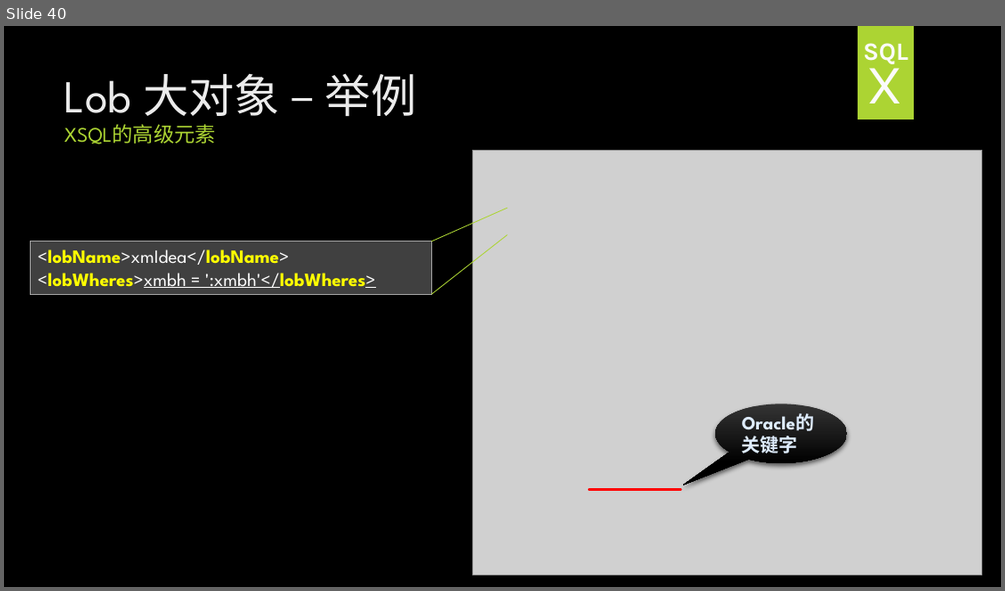
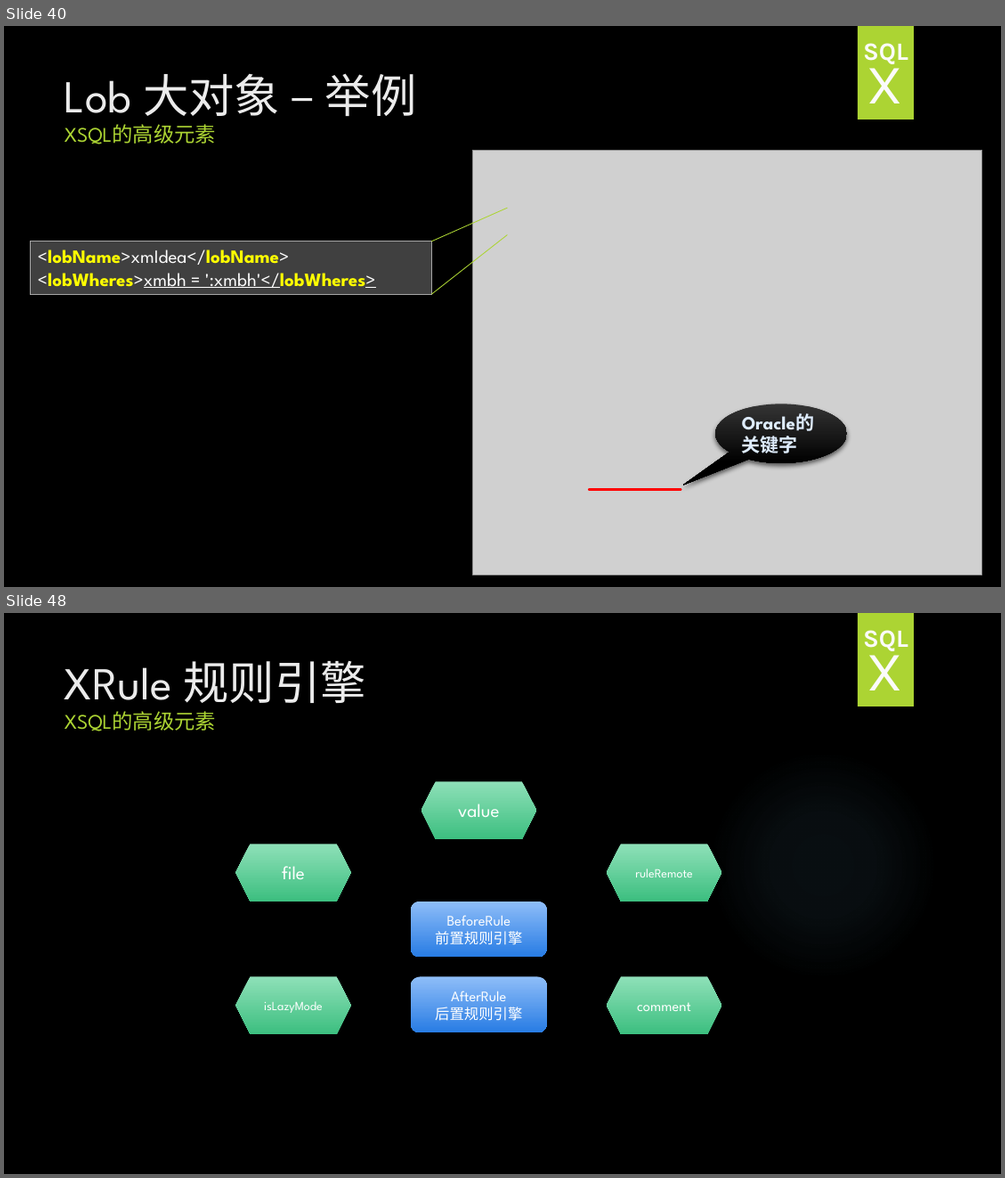
Before and after one commit to HY-ZhengWei/hy.common.XJava, a slide deck: doc/XSQL技术交流.pptx. Shown one above the other, each under a label of ours: slide 40 before the commit, slides 40 and 48 after it; the slides between them are not shown. The pictures are 1005x591 and 1005x1178 pixels, drawn with LibreOffice and Linux fonts; fonts in the diff are those of the drawing; grey boxes stand for pictures; background and template pictures are left out. Boxes give left, top, right and bottom in pixels: in the first picture for what was removed or moved away, otherwise in the second. Text is boxed around its words. In the diff, an @@ line names an element or a change of style, - is before the commit and + after.

```diff
--- a/doc/XSQL技术交流.pptx
+++ b/doc/XSQL技术交流.pptx
@@ slide 48 added at <box>4,613,1001,1174</box>, background picture (left out); not listed: 1 template element that a slide beside it also shows @@
@@ text added at <box>863,630,908,651</box>, 24 pt, text pattern #EBEBEB on #FBFBFB, bold @@
+SQL
@@ title added at <box>65,661,365,731</box>, 44 pt, text #EBEBEB @@
+XRule 规则引擎
+XSQL的高级元素
@@ text added at <box>867,640,903,690</box>, 54 pt, text pattern #EBEBEB on #FBFBFB @@
+X
@@ ellipse added at <box>708,750,938,981</box>, fill gradient #7AC4F0 @@
@@ hexagon added at <box>421,781,536,839</box>, fill gradient #8FE1B9 to #3DC081, 18 pt, text #FFFFFF @@
+value
@@ hexagon added at <box>235,844,351,901</box>, fill gradient #8FE1B9 to #3DC081, 18 pt, text #FFFFFF @@
+file
@@ hexagon added at <box>607,844,722,901</box>, fill gradient #8FE1B9 to #3DC081, 12 pt, text #FFFFFF @@
+ruleRemote
@@ rounded rectangle added at <box>411,900,547,957</box>, fill gradient #8FBDF8 to #287DE4, 14 pt, text #FFFFFF @@
+BeforeRule
+前置规则引擎
@@ hexagon added at <box>235,976,351,1034</box>, fill gradient #8FE1B9 to #3DC081, 12 pt, text #FFFFFF @@
+isLazyMode
@@ rounded rectangle added at <box>411,976,547,1032</box>, fill gradient #8FBDF8 to #287DE4, 14 pt, text #FFFFFF @@
+AfterRule
+后置规则引擎
@@ hexagon added at <box>607,976,722,1034</box>, fill gradient #8FE1B9 to #3DC081, 14 pt, text #FFFFFF @@
+comment
```
Also in this commit, not shown: 1 slide changed, 11 other slides added.
